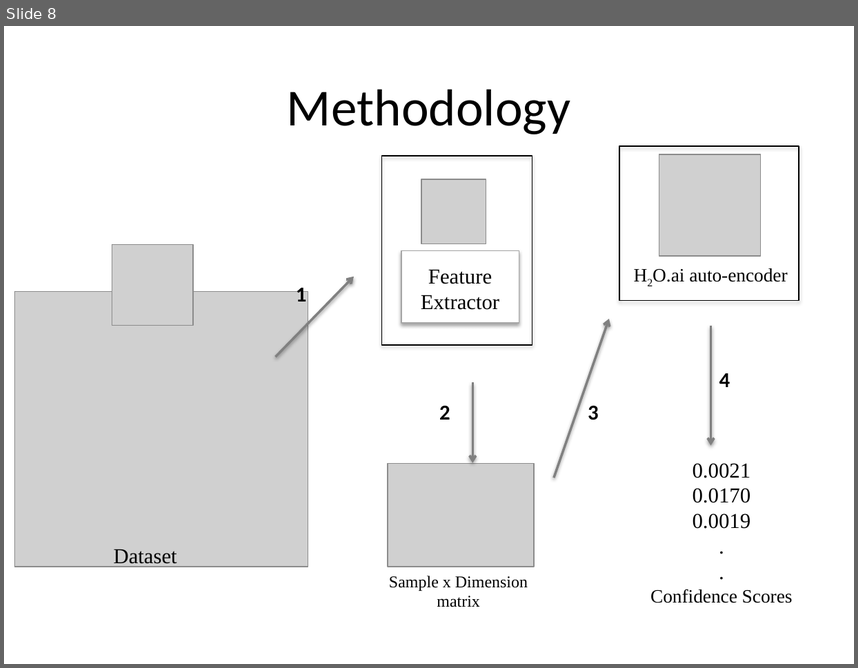
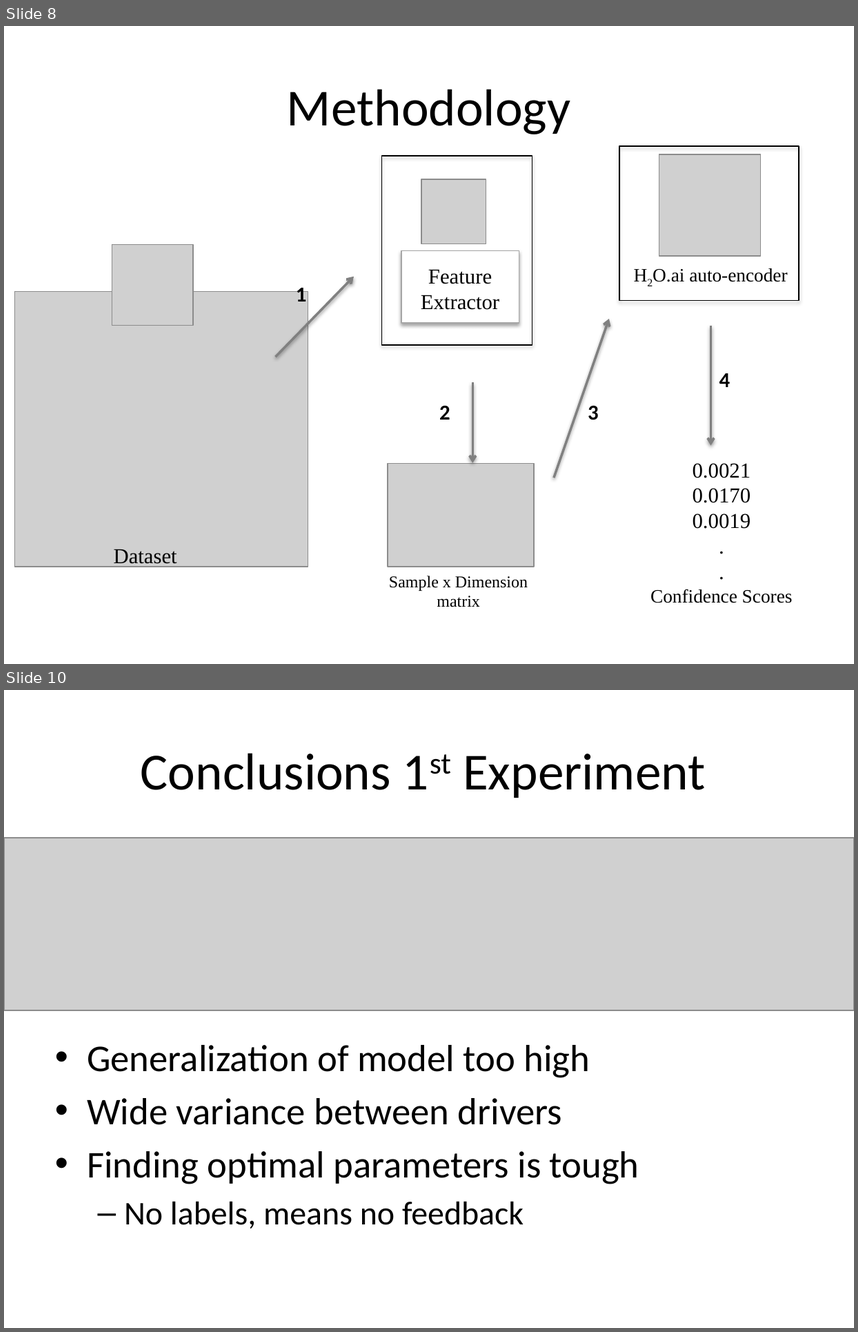
Before and after one commit to peterschrott/axa-driver-telematics, a slide deck: report/02-presentation/presentation.pptx. Shown one above the other, each under a label of ours: slide 8 before the commit, slides 8 and 10 after it; the slides between them are not shown. The pictures are 858x668 and 858x1332 pixels, drawn with LibreOffice and Linux fonts; fonts in the diff are those of the drawing; grey boxes stand for pictures. Boxes give left, top, right and bottom in pixels: in the first picture for what was removed or moved away, otherwise in the second. Text is boxed around its words. In the diff, an @@ line names an element or a change of style, - is before the commit and + after.

```diff
--- a/report/02-presentation/presentation.pptx
+++ b/report/02-presentation/presentation.pptx
@@ slide 10 added at (4, 690, 854, 1328), background #FFFFFF @@
@@ title added at (141, 753, 705, 798), 44 pt, text #000000 @@
+Conclusions 1st Experiment
@@ picture added at (4, 838, 854, 1010) @@
@@ text added at (87, 1045, 639, 1228), 32 pt, text #000000 @@
+• Generalization of model too high
+• Wide variance between drivers
+• Finding optimal parameters is tough
+  – No labels, means no feedback
```
Also in this commit, not shown: 1 slide changed, 8 other slides added, 1 slide removed.
